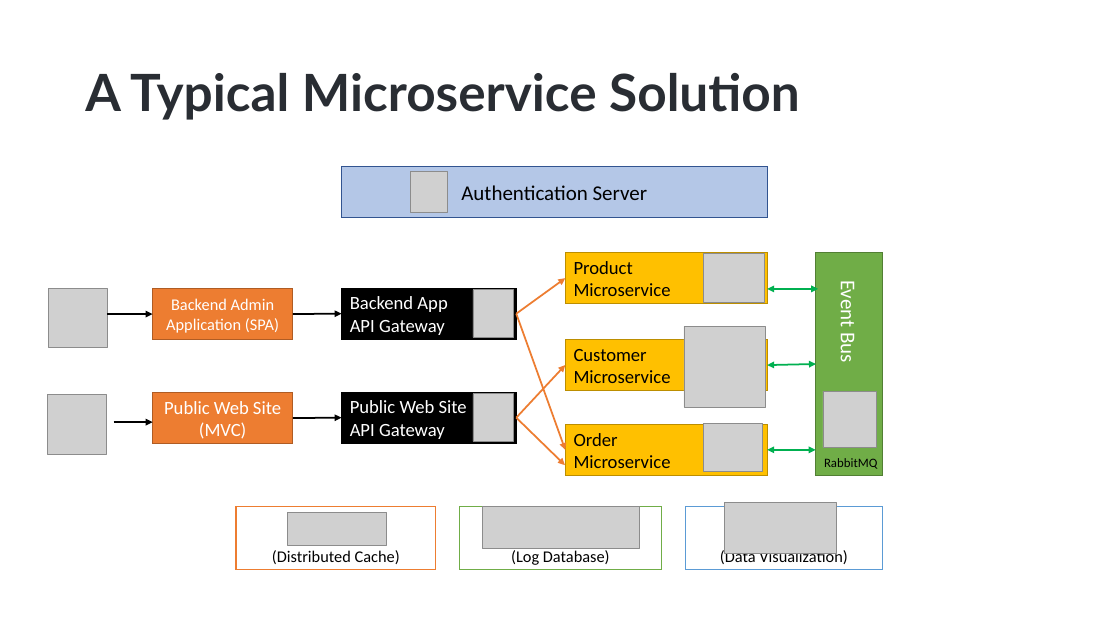
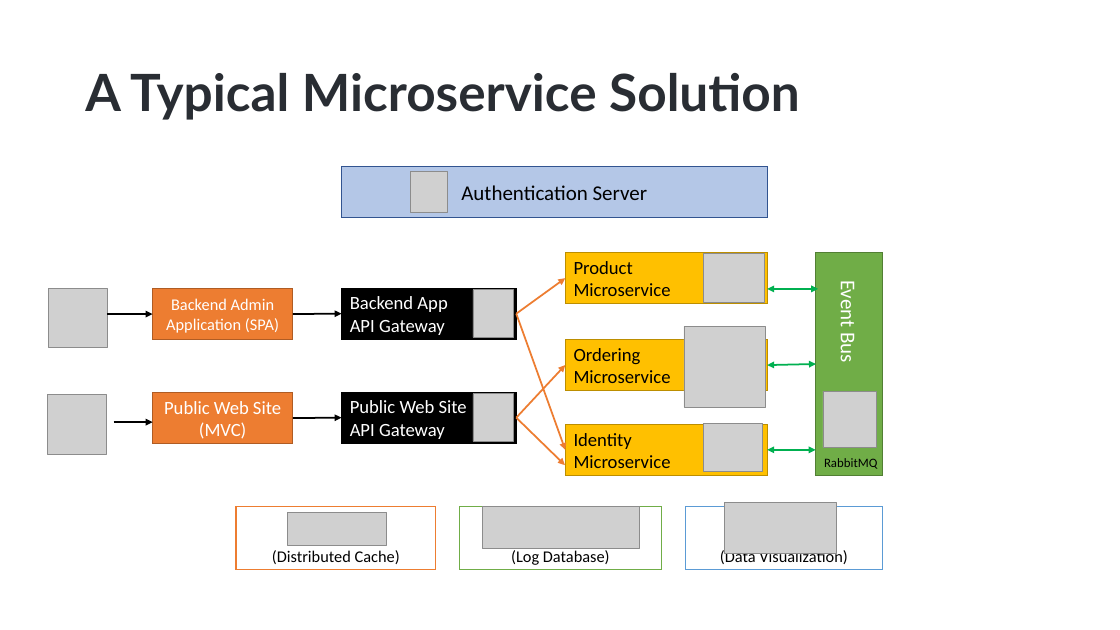
Before and after one commit to hikalkan/presentations, a slide deck: slide 5 of 2023-05-10 ABP Conf 2023 Developing with Kubernetes/Developing with Kubernetes.pptx. Drawn at 1120x630 pixels with LibreOffice and Linux fonts; fonts in the diff are those of the drawing; grey boxes stand for pictures; background and template pictures are left out. Boxes give left, top, right and bottom in pixels: in the first picture for what was removed or moved away, otherwise in the second. Text is boxed around its words. In the diff, an @@ line names an element or a change of style, - is before the commit and + after.

```diff
--- a/2023-05-10 ABP Conf 2023 Developing with Kubernetes/Developing with Kubernetes.pptx
+++ b/2023-05-10 ABP Conf 2023 Developing with Kubernetes/Developing with Kubernetes.pptx
@@ text in rectangle at (574,348,671,383): text changed @@
-Customer
-Microservice
+Ordering
+Microservice
@@ text in rectangle at (574,433,671,468): text changed @@
-Order
-Microservice
+Identity
+Microservice
```
Also in this commit, not shown: 1 other slide changed, 3 slides added.
